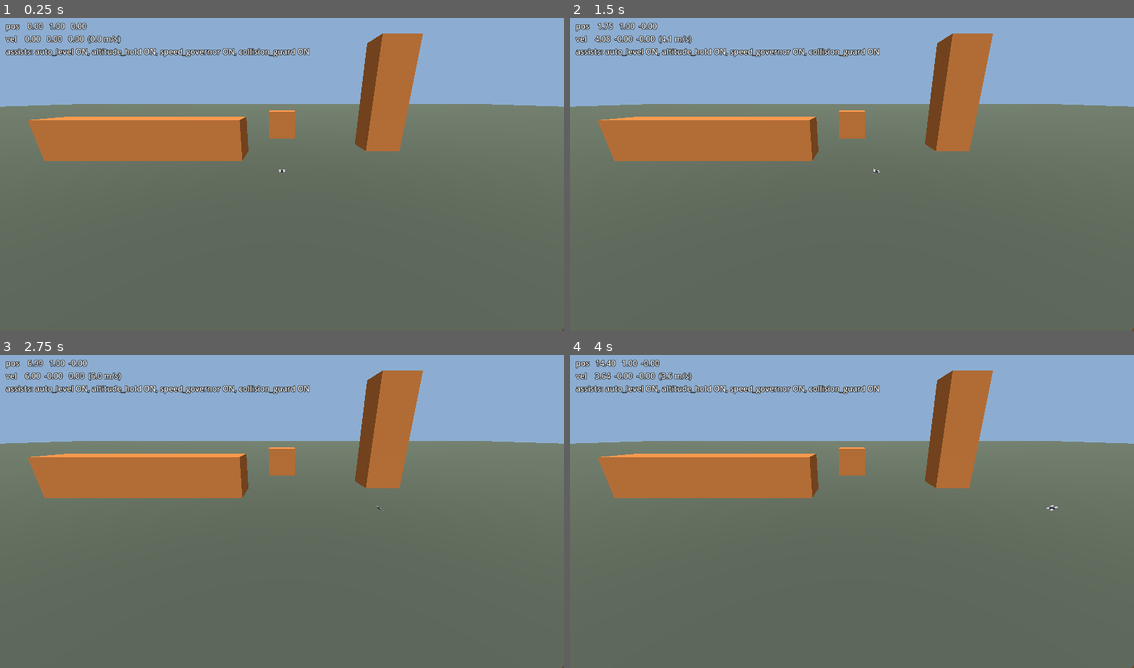
Above: before the commit, frames 1-4 (two rows, left to right).
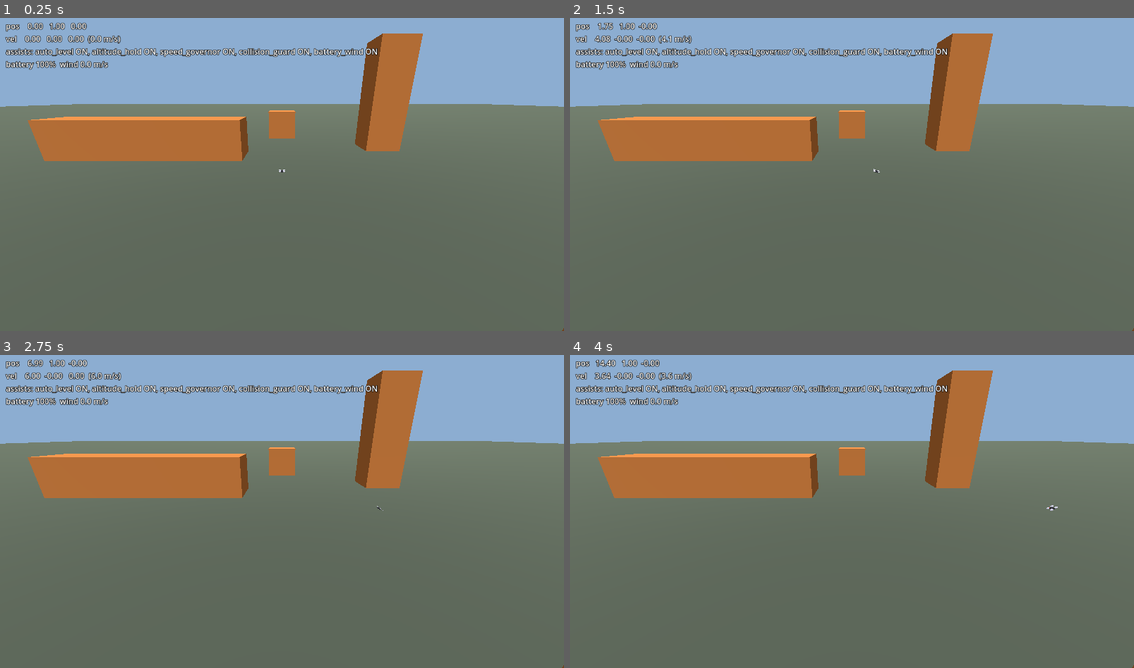
Above: after the commit, the same moments.

Repository: avdrav1/drone-sports
Game: Godot game, scene res://scenes/debug_flight.tscn
Same seed, same stepped clock (60 frames per second), same inputs: the game is played once before the commit and once after it.
Inputs (mouse positions are in pixels of both pictures, inside the frame that each line leads up to):
- Up to frame 1 (0.25 s): no input
- Up to frame 2 (1.5 s): tap Enter at 0.5 s; move the mouse to (976, 155) at 0.52 s; hold Right (roll_right) 0.53-1.25 s; click (976, 155) at 0.67 s; drag from (739, 187) to (823, 237) at 1.27 s
- Up to frame 3 (2.75 s): tap Space at 2 s; move the mouse to (338, 439) at 2.02 s; hold Right (roll_right) from 2.03 s (still down)
- Up to frame 4 (4 s): release Right (roll_right) at 2.75 s; tap Enter at 2.75 s; drag from (823, 574) to (682, 461) at 2.77 s; tap Space at 3.5 s; move the mouse to (1021, 558) at 3.52 s; hold Left (roll_left) from 3.53 s (still down)

The runs differ from the first frame. In frame 1, 0.5% of the frame differs, in the area x 1-67%, y 9-17%; in frame 2, 0.5%; in frame 3, 0.5%; in frame 4, 0.5%.

Commit message:
Story 1.7: Battery and wind
Co-Authored-By: Claude Opus 5.5 <noreply@anthropic.com>

Diff:
--- /dev/null
+++ b/data/wind/debug_breeze.tres
@@ -0,0 +1,9 @@
+[gd_resource type="Resource" script_class="Wind" load_steps=2 format=3]
+
+[ext_resource type="Script" path="res://scripts/drone/wind.gd" id="1_wind"]
+
+[resource]
+script = ExtResource("1_wind")
+base = Vector3(3, 0, 1)
+gust_amplitude = 3.0
+gust_period = 6.0
--- a/scenes/debug_flight.tscn
+++ b/scenes/debug_flight.tscn
@@ -1,10 +1,11 @@
-[gd_scene load_steps=13 format=3]
+[gd_scene load_steps=14 format=3]
 
 [ext_resource type="Script" path="res://scripts/debug_flight.gd" id="1_root"]
 [ext_resource type="Script" path="res://scripts/debug/free_camera.gd" id="2_cam"]
 [ext_resource type="Script" path="res://scripts/debug/readout.gd" id="3_readout"]
 [ext_resource type="PackedScene" path="res://scenes/drone/drone.tscn" id="4_drone"]
 [ext_resource type="Script" path="res://scripts/drone/pilot_input.gd" id="5_input"]
+[ext_resource type="Resource" path="res://data/wind/debug_breeze.tres" id="6_wind"]
 
 [sub_resource type="BoxShape3D" id="ground_shape"]
 size = Vector3(400, 1, 400)
@@ -91,6 +92,7 @@
 [node name="Drone" parent="." node_paths=PackedStringArray("intent_source") instance=ExtResource("4_drone")]
 transform = Transform3D(1, 0, 0, 0, 1, 0, 0, 0, 1, 0, 1, 0)
 intent_source = NodePath("PilotInput")
+wind = ExtResource("6_wind")
 
 [node name="PilotInput" type="Node" parent="Drone"]
 script = ExtResource("5_input")
--- a/scenes/drone/drone.tscn
+++ b/scenes/drone/drone.tscn
@@ -6,6 +6,7 @@
 [ext_resource type="Script" path="res://scripts/drone/assists/auto_level.gd" id="4_level"]
 [ext_resource type="Script" path="res://scripts/drone/assists/altitude_hold.gd" id="5_alt"]
 [ext_resource type="Script" path="res://scripts/drone/assists/speed_governor.gd" id="6_gov"]
+[ext_resource type="Script" path="res://scripts/drone/assists/battery_wind.gd" id="7_env"]
 
 [sub_resource type="BoxShape3D" id="body_shape"]
 size = Vector3(0.4, 0.12, 0.4)
@@ -77,3 +78,6 @@
 
 [node name="CollisionGuard" type="Node" parent="Assists"]
 script = ExtResource("3_guard")
+
+[node name="BatteryWind" type="Node" parent="Assists"]
+script = ExtResource("7_env")
--- a/scripts/debug/readout.gd
+++ b/scripts/debug/readout.gd
@@ -16,6 +16,8 @@
 	_last_position = pos
 	text = "pos  %6.2f %6.2f %6.2f\nvel  %6.2f %6.2f %6.2f  (%.1f m/s)\nassists: %s" % [
 		pos.x, pos.y, pos.z, vel.x, vel.y, vel.z, vel.length(), _assists()]
+	if subject is Drone:
+		text += "\nbattery %3d%%  wind %.1f m/s" % [roundi(subject.battery * 100.0), subject.wind_velocity().length()]
 
 func _assists() -> String:
 	if subject.has_method("assist_summary"):
--- /dev/null
+++ b/scripts/drone/assists/battery_wind.gd
@@ -0,0 +1,10 @@
+class_name BatteryWind
+extends Assist
+# While on, the drone ignores wind and its battery never drains.
+# Switching it off is what turns the environment sim on.
+
+func _init() -> void:
+	assist_id = &"battery_wind"
+
+func apply(intent: Intent, _drone: Drone, _delta: float) -> void:
+	intent.environment_sim = false
--- a/scripts/drone/drone.gd
+++ b/scripts/drone/drone.gd
@@ -18,6 +18,14 @@
 ## Yaw torque per newton of motor thrust, N·m/N.
 @export var yaw_torque_per_thrust := 0.05
 
+## Flight time on a full battery at hover thrust, s.
+@export var battery_flight_time := 300.0
+## Wind this drone flies in. Set by the scene. Null is still air.
+@export var wind: Wind
+
+## Seconds an empty battery takes to fade thrust to zero.
+const BATTERY_FADE_TIME := 3.0
+
 ## Where intent comes from. Null means motor thrusts are set directly.
 @export var intent_source: IntentSource
 
@@ -28,6 +36,10 @@
 var intent := Intent.new()
 ## Current thrust per motor in newtons, clamped to [0, max_thrust] when applied.
 var motor_thrusts := PackedFloat32Array([0.0, 0.0, 0.0, 0.0])
+## Battery charge, 1 full to 0 empty.
+var battery := 1.0
+var _empty_for := 0.0
+var _time := 0.0
 
 func _init() -> void:
 	can_sleep = false
@@ -58,6 +70,24 @@
 func set_motor_thrusts(thrusts: PackedFloat32Array) -> void:
 	motor_thrusts = thrusts
 
+## Fraction of commanded thrust the motors can deliver: 1, fading to 0 after the battery empties.
+func power() -> float:
+	return clampf(1.0 - _empty_for / BATTERY_FADE_TIME, 0.0, 1.0)
+
+func wind_velocity() -> Vector3:
+	return wind.sample(_time) if wind and intent.environment_sim else Vector3.ZERO
+
+func _drain_battery(delta: float) -> void:
+	if not intent.environment_sim:
+		return
+	if battery <= 0.0:
+		_empty_for += delta
+		return
+	var draw := 0.0
+	for t in motor_thrusts:
+		draw += clampf(t, 0.0, max_thrust)
+	battery = maxf(battery - draw / (hover_thrust() * MOTOR_COUNT) * delta / battery_flight_time, 0.0)
+
 # Forces are queued here, before the physics step that integrates them, so thrust
 # set on a frame acts on that same frame's step.
 func _physics_process(delta: float) -> void:
@@ -66,13 +96,16 @@
 		if assists:
 			assists.run(intent, self, delta)
 		motor_thrusts = Mixer.mix(intent, max_thrust)
+	_time += delta
+	_drain_battery(delta)
 	var basis := global_transform.basis
 	var up := basis.y
 	var yaw := 0.0
+	var p := power()
 	for i in MOTOR_COUNT:
-		var t := clampf(motor_thrusts[i], 0.0, max_thrust)
+		var t := clampf(motor_thrusts[i], 0.0, max_thrust) * p
 		apply_force(up * t, basis * motor_offset(i, arm_length))
 		yaw += motor_spin(i) * t * yaw_torque_per_thrust
 	apply_torque(up * yaw)
-	apply_central_force(-drag * linear_velocity)
+	apply_central_force(-drag * (linear_velocity - wind_velocity()))
 	apply_torque(-angular_drag * angular_velocity)
--- a/scripts/drone/intent.gd
+++ b/scripts/drone/intent.gd
@@ -12,6 +12,8 @@
 @export var roll := 0.0
 ## Positive yaws right (clockwise seen from above).
 @export var yaw := 0.0
+## When true the drone feels wind and drains its battery. The battery and wind assist clears it.
+@export var environment_sim := true
 
 func copy() -> Intent:
 	var c := Intent.new()
@@ -19,4 +21,5 @@
 	c.pitch = pitch
 	c.roll = roll
 	c.yaw = yaw
+	c.environment_sim = environment_sim
 	return c
--- /dev/null
+++ b/scripts/drone/wind.gd
@@ -0,0 +1,17 @@
+class_name Wind
+extends Resource
+# Per-scene wind: a steady base vector plus gusts along it. Deterministic in time.
+
+## Steady wind velocity, m/s.
+@export var base := Vector3.ZERO
+## Peak gust speed added along the base direction, m/s.
+@export var gust_amplitude := 0.0
+## Seconds between gust peaks.
+@export var gust_period := 5.0
+
+func sample(time: float) -> Vector3:
+	var dir := base.normalized() if base.length_squared() > 0.0 else Vector3.RIGHT
+	# Two incommensurate sines so gusts do not feel metronomic.
+	var w := TAU / maxf(gust_period, 0.01)
+	var gust := 0.5 * (1.0 + 0.7 * sin(w * time) + 0.3 * sin(w * 2.37 * time + 1.3))
+	return base + dir * gust_amplitude * gust
--- /dev/null
+++ b/tests/test_battery_wind.gd
@@ -0,0 +1,71 @@
+extends RefCounted
+# Story 1.7: battery and wind.
+
+const Sim = preload("res://tests/sim.gd")
+
+func _stack(env_assist: bool) -> AssistStack:
+	var s := Sim.all_off()
+	s.auto_level = true
+	s.altitude_hold = true
+	s.battery_wind = env_assist
+	return s
+
+func _wind(x: float) -> Wind:
+	var w := Wind.new()
+	w.base = Vector3(x, 0, 0)
+	return w
+
+func test_wind_drifts_drone_when_assist_off() -> bool:
+	var d := Sim.drone(Sim.intent(), Vector3(0, 10, 0), _stack(false))
+	d.wind = _wind(4.0)
+	await Sim.physics_frames(180)
+	var x := d.global_position.x
+	d.free()
+	return x > 2.0
+
+func test_pilot_can_correct_for_wind() -> bool:
+	var d := Sim.drone(Sim.intent(0.0, 0.0, -0.2), Vector3(0, 10, 0), _stack(false))
+	d.wind = _wind(4.0)
+	await Sim.physics_frames(180)
+	var x := d.global_position.x
+	d.free()
+	return x < 2.0
+
+func test_no_wind_when_assist_on() -> bool:
+	var d := Sim.drone(Sim.intent(), Vector3(0, 10, 0), _stack(true))
+	d.wind = _wind(4.0)
+	await Sim.physics_frames(180)
+	var x := d.global_position.x
+	d.free()
+	return absf(x) < 0.05
+
+func test_gusts_vary_with_time() -> bool:
+	var w := _wind(3.0)
+	w.gust_amplitude = 2.0
+	var a := w.sample(0.0).x
+	var b := w.sample(1.5).x
+	return a != b and w.sample(7.0).x >= 3.0 and w.sample(7.0).x <= 5.0
+
+func test_battery_empties_after_flight_time_then_fades_over_3s() -> bool:
+	var d := Sim.drone(Sim.intent(), Vector3(0, 50, 0), _stack(false))
+	d.battery_flight_time = 2.0
+	await Sim.physics_frames(114) # 1.9 s
+	var before := d.battery > 0.0
+	await Sim.physics_frames(12) # 2.1 s
+	var empty := d.battery == 0.0
+	await Sim.physics_frames(84) # 1.5 s after empty (roughly)
+	var half := d.power()
+	await Sim.physics_frames(96) # past 3 s after empty
+	var off := d.power() == 0.0
+	await Sim.physics_frames(30)
+	var falling := d.linear_velocity.y < -1.0
+	d.free()
+	return before and empty and half > 0.35 and half < 0.65 and off and falling
+
+func test_battery_holds_when_assist_on() -> bool:
+	var d := Sim.drone(Sim.intent(), Vector3(0, 50, 0), _stack(true))
+	d.battery_flight_time = 2.0
+	await Sim.physics_frames(300)
+	var ok := d.battery == 1.0 and d.power() == 1.0 and absf(d.global_position.y - 50.0) < 0.1
+	d.free()
+	return ok
Not shown: 1 places in scenes/drone/drone.tscn that only renumber resources
Not shown, added: scripts/drone/assists/battery_wind.gd.uid
Not shown, added: scripts/drone/wind.gd.uid
Not shown, added: tests/test_battery_wind.gd.uid
Not shown, changed: docs/BACKLOG.md
